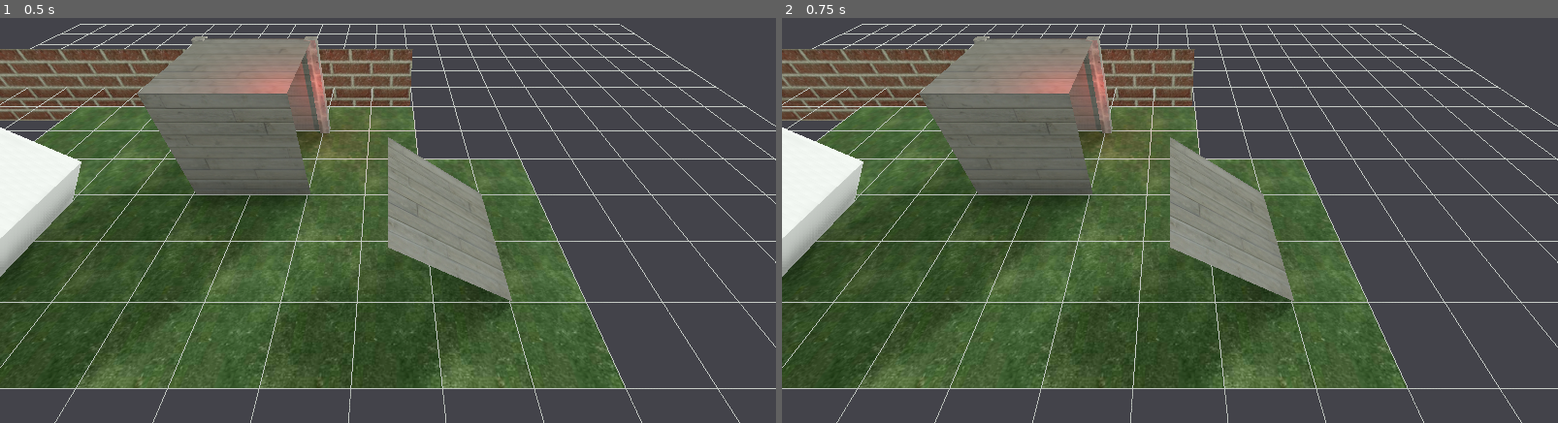
Above: before the commit, frames 1-2 (left to right).
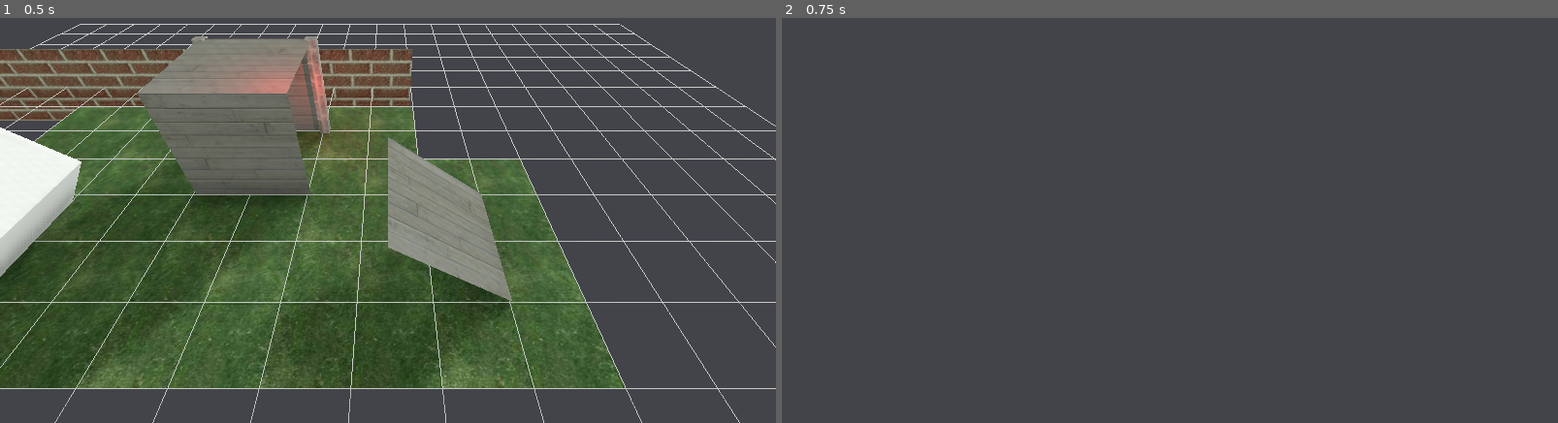
Above: after the commit, the same moments.

Repository: Ruixel/YACY
Game: Godot game, scene res://Editor.tscn
Two runs of this game, one before a commit and one after it. Both use one fixed random seed, a clock stepped at 60 frames per second and the inputs below.
Inputs (mouse positions are in pixels of both pictures, inside the frame that each line leads up to):
- Up to frame 1 (0.5 s): no input
- Up to frame 2 (0.75 s): tap Enter at 0.5 s; move the mouse to (1340, 171) at 0.52 s; hold Right mouse button (cam_pan, bound only after the commit) from 0.53 s (still down)

Frame 1 is identical in both runs. In frame 2, 57% of the frame differs, in the area x 0-100%, y 1-100%.

Commit message:
Camera pan

Diff:
--- a/Editor.tscn
+++ b/Editor.tscn
@@ -1,10 +1,11 @@
-[gd_scene load_steps=20 format=2]
+[gd_scene load_steps=21 format=2]
 
 [ext_resource path="res://res/txrs/grass256.jpg" type="Texture" id=1]
 [ext_resource path="res://res/txrs/bricks.jpg" type="Texture" id=2]
 [ext_resource path="res://res/txrs/stone256.jpg" type="Texture" id=3]
 [ext_resource path="res://res/txrs/wood256.jpg" type="Texture" id=4]
-[ext_resource path="res://scripts/Grid.gd" type="Script" id=5]
+[ext_resource path="res://scripts/Camera.gd" type="Script" id=5]
+[ext_resource path="res://scripts/Grid.gd" type="Script" id=6]
 
 [sub_resource type="ProceduralSky" id=1]
 sky_top_color = Color( 0.788235, 0.858824, 0.898039, 1 )
@@ -116,7 +117,7 @@
 mesh_library = SubResource( 7 )
 baked_meshes = [ null, SubResource( 8 ) ]
 data = {
-"cells": PoolIntArray( 0, 0, 536870912, 65533, 0, 1376257, 65534, 0, 0, 65535, 0, 0, 0, 1, 0, 65533, 1, 1376257, 65534, 1, 1610612736, 65535, 1, -1610612736, 0, 2, -1610612736, 65533, 2, -1609236479, 65534, 2, 0, 65535, 2, -1610612736, 0, 3, 0, 65533, 3, 538247169, 65534, 3, 0, 65535, 3, 0, 65533, 4, 538247169, 65533, 5, 538247169, 65533, 6, 1376257, 65533, 7, 1441792, 0, 65535, 1610612736, 65535, 65535, 536870912 )
+"cells": PoolIntArray( 0, 0, 0, 65533, 0, 1376257, 65534, 0, 0, 65535, 0, -2147483648, 0, 1, 0, 65533, 1, 1376257, 65534, 1, 0, 65535, 1, 0, 0, 2, 0, 65533, 2, 1376257, 65534, 2, 0, 65535, 2, 536870912, 0, 3, -1610612736, 65533, 3, 1376257, 65534, 3, -1610612736, 65535, 3, -1610612736, 65533, 4, 538247169, 65533, 5, -1609236479, 65533, 6, 538247169, 65533, 7, 1441792, 0, 65535, 536870912, 65535, 65535, 1610612736 )
 }
 __meta__ = {
 "_editor_clip_": 0,
@@ -201,7 +202,8 @@
 
 [node name="Camera" type="Camera" parent="."]
 transform = Transform( -4.37114e-08, -0.707107, 0.707107, 0, 0.707107, 0.707107, -1, 3.09086e-08, -3.09086e-08, 3.011, 4.99314, -1.40465 )
+script = ExtResource( 5 )
 
 [node name="Grid" type="MeshInstance" parent="."]
 transform = Transform( 1, 0, 0, 0, 1, 0, 0, 0, 1, 0, 1.01, 0 )
-script = ExtResource( 5 )
+script = ExtResource( 6 )
--- a/project.godot
+++ b/project.godot
@@ -19,6 +19,14 @@
 run/main_scene="res://Editor.tscn"
 config/icon="res://icon.png"
 
+[input]
+
+cam_pan={
+"deadzone": 0.5,
+"events": [ Object(InputEventMouseButton,"resource_local_to_scene":false,"resource_name":"","device":-1,"alt":false,"shift":false,"control":false,"meta":false,"command":false,"button_mask":0,"position":Vector2( 0, 0 ),"global_position":Vector2( 0, 0 ),"factor":1.0,"button_index":2,"pressed":false,"doubleclick":false,"script":null)
+ ]
+}
+
 [rendering]
 
 environment/default_clear_color=Color( 0.2, 0.2, 0.219608, 1 )
--- a/scripts/Camera.gd
+++ b/scripts/Camera.gd
@@ -5,5 +5,23 @@
 enum CameraInput { Waiting, Pan, Zoom, Rotate }
 var camInputState = CameraInput.Waiting
 
+var mouse_motion = Vector2()
+
+func _physics_process(delta):
+	if Input.is_action_pressed("cam_pan") and (camInputState == CameraInput.Waiting or camInputState == CameraInput.Pan):
+		if camInputState == CameraInput.Waiting:
+			Input.set_mouse_mode(Input.MOUSE_MODE_CAPTURED)
+			camInputState = CameraInput.Pan
+	else:
+		Input.set_mouse_mode(Input.MOUSE_MODE_VISIBLE)
+		camInputState = CameraInput.Waiting
+
+	if camInputState == CameraInput.Pan:
+		global_translate(Vector3(-mouse_motion.y * delta, 0, mouse_motion.x * delta))
+
+func _input(event):
+	if event is InputEventMouseMotion:
+		mouse_motion = event.relative
+
 func _ready():
-	pass # Replace with function body.
+	pass
